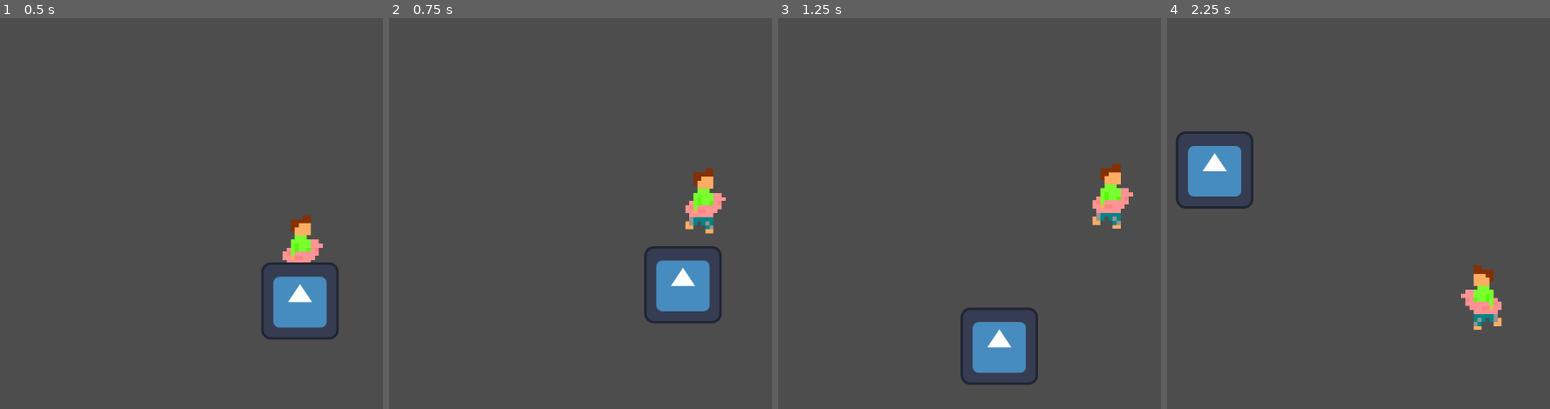
Above: before the commit, frames 1-4 (left to right).
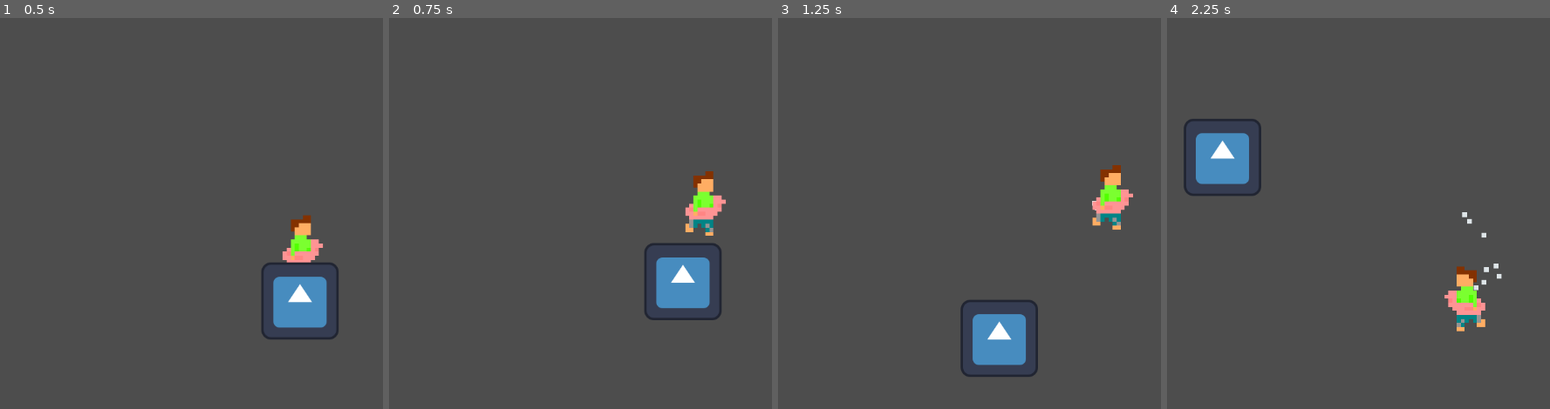
Above: after the commit, the same moments.

Repository: JudeLingan/floaty-dude
Game: Godot game, scene res://test.tscn
The game is run twice, just before and just after one commit, with the same random seed, the same clock (stepped at 60 frames per second) and the same inputs. The engine's default icon, where the game draws it, is replaced by a stand-in: a white triangle on a blue panel in a dark square.
Inputs:
- Up to frame 1 (0.5 s): no input
- Up to frame 2 (0.75 s): hold Right (right) from 0.53 s (still down); hold Space (jump) from 0.53 s (still down)
- Up to frame 3 (1.25 s): keep holding Right (right); keep holding Space (jump)
- Up to frame 4 (2.25 s): release Space (jump) at 1.28 s; tap Space (jump) at 1.35, 1.52, 1.82 s; release Right (right) at 2.03 s; hold Left (left) from 2.03 s (still down); hold Space (jump) from 2.03 s (still down)

Frame 1 is identical in both runs. In frame 2, 1.3% of the frame differs, in the area x 66-88%, y 38-79%; in frame 3, 1.5%; in frame 4, 4.1%, in the area x 2-88%, y 25-81%.

Commit message:
at long last, THE MOVEMENT SYSTEM!

Diff:
--- a/entities/player/player.gd
+++ b/entities/player/player.gd
@@ -10,11 +10,8 @@
 @export var jump_velocity: float = 400.0
 @export var boost: float = 10.0
 @export var jump_time: float = 1.0
-@export var max_air:int = 100
-
-@export_group("Water Physics")
-@export var accel_time_water: float = 1.0
-@export var decel_time_water: float = 1.0
+@export var max_air: float = 100
+@export var air_propulsion: float = 100.0
 
 @export_group("Polish")
 @export var coyote_time: float = 1.0
@@ -24,8 +21,6 @@
 
 @onready var accel = speed/accel_time
 @onready var decel = speed/decel_time
-
-@onready var air: float = max_air
 
 # timers
 var coyote_timer: Timer
@@ -43,6 +38,7 @@
 	coyote_timer = Timer.new()
 	coyote_timer.one_shot = true
 	self.add_child(coyote_timer)
+	coyote_timer.timeout.connect(_on_coyote_timeout)
 
 	buffer_timer = Timer.new()
 	buffer_timer.one_shot = true
@@ -62,14 +58,25 @@
 	buffer_timer.wait_time = buffer_time
 	jump_timer.wait_time = jump_time
 
+	# air gage init
+	%AirGage.capacity = max_air
+
 func _physics_process(delta: float) -> void:
-	# Add the gravity.
+	# add the gravity and enter the grounded state if on floor
 	if !(is_on_floor()):
-		velocity += get_gravity() * delta
+		velocity += get_gravity()*delta
+	else:
+		enter_state(VertStates.GROUNDED)
 
-	# Vertical movement state machine
+	var particles_enabled = false
+	# vertical movement state machine
 	match(current_vert_state):
+		[VertStates.FALLING, VertStates.JUMPING]:
+			if (Input.is_action_just_pressed("jump")):
+				buffer_timer.start()
+				print("buffer start")
 		VertStates.GROUNDED:
+			%AirGage.replenish(1.0*delta)
 			if (Input.is_action_just_pressed("jump")):
 				try_jump()
 		VertStates.JUMPING:
@@ -77,7 +84,12 @@
 				apply_force(boost*Vector2.UP)
 			else:
 				enter_state(VertStates.FALLING)
+		VertStates.FALLING:
+			if (Input.is_action_pressed("jump")):
+				air_boost(delta)
+				particles_enabled = true
 
+	%AirParticles.emitting = particles_enabled
 	# Get the input direction and handle the movement/deceleration.
 	var direction := Input.get_axis("left", "right")
 	walk(direction, delta)
@@ -92,19 +104,32 @@
 
 # Enter state and do any state-specific
 func enter_state(state: VertStates) -> void:
+	# prevent redoing entering actions
+	if (state == current_vert_state):
+		return
+
+	assert(state <= VertStates.size())
+	current_vert_state = state
+
 	match (state):
 		VertStates.JUMPING:
 			velocity = max(jump_velocity, -velocity.y + jump_velocity)*Vector2.UP + velocity*Vector2.RIGHT
 			jump_timer.start()
+		VertStates.GROUNDED:
+			if (buffer_timer.time_left && Input.is_action_pressed("jump")):
+				enter_state(VertStates.JUMPING)
 
-	assert(state <= VertStates.size())
-	current_vert_state = state
+func air_boost(delta):
+	%AirGage.use(1.0*delta)
+	var dir: Vector2 = Vector2(Input.get_axis("left", "right"), Input.get_axis("up", "down")).normalized()
+	if dir.length() == 0: dir = Vector2.UP
+	velocity += dir*air_propulsion*delta
 
 func apply_force(force: Vector2) -> void:
 	velocity += force
 
 func apply_force_clamp(force: Vector2, limit: Vector2) -> void:
-	# make it so that force is no greater than clamp
+	#make it so that force is no greater than clamp
 	force.clamp(-abs(limit), abs(limit));
 	apply_force(force)
 
@@ -133,8 +158,19 @@
 		sprite.animation = animation
 		sprite.play()
 
-# SIGNAL WRAPPER FUNCTIONS
+# ANNOYINGLY SHORT SIGNAL WRAPPER FUNCTIONS
 func _on_jump_timeout() -> void:
-	print("timeout")
-	if (current_vert_state == VertStates.JUMPING):
-		enter_state(VertStates.FALLING)
+	enter_state(VertStates.FALLING)
+
+func _on_coyote_timeout() -> void:
+	enter_state(VertStates.FALLING)
+
+func _on_landing() -> void:
+	if (buffer_timer.time_left):
+		enter_state(VertStates.JUMPING)
+	reset_timers()
+
+func reset_timers() -> void:
+	coyote_timer.stop()
+	jump_timer.stop()
+	buffer_timer.stop()
--- a/entities/player/player.tscn
+++ b/entities/player/player.tscn
@@ -1,10 +1,28 @@
-[gd_scene load_steps=22 format=3 uid="uid://rb1h161ef6xh"]
+[gd_scene load_steps=25 format=3 uid="uid://rb1h161ef6xh"]
 
 [ext_resource type="Script" uid="uid://bj2m4kpwr3sdb" path="res://entities/player/player.gd" id="1_g1dw6"]
 [ext_resource type="Texture2D" uid="uid://bmj2158iyogml" path="res://entities/player/sprites/idle.png" id="3_sglur"]
 [ext_resource type="Script" uid="uid://c2eya68eyfyt7" path="res://util/resource.gd" id="3_yw30f"]
 [ext_resource type="Texture2D" uid="uid://s7pckyre7cvs" path="res://entities/player/sprites/walking.png" id="4_bls4j"]
 [ext_resource type="Script" uid="uid://bpdg3axis58bg" path="res://objects/floater/floater.gd" id="5_fkugw"]
+
+[sub_resource type="Gradient" id="Gradient_fkugw"]
+offsets = PackedFloat32Array(0)
+colors = PackedColorArray(0.87150097, 0.901569, 0.9108935, 1)
+
+[sub_resource type="GradientTexture2D" id="GradientTexture2D_8fjmc"]
+gradient = SubResource("Gradient_fkugw")
+width = 8
+height = 8
+
+[sub_resource type="ParticleProcessMaterial" id="ParticleProcessMaterial_fkugw"]
+particle_flag_disable_z = true
+inherit_velocity_ratio = 0.5
+direction = Vector3(0, 1, 0)
+spread = 74.0
+initial_velocity_min = 31.74
+initial_velocity_max = 222.22
+gravity = Vector3(0, 36, 0)
 
 [sub_resource type="CapsuleShape2D" id="CapsuleShape2D_fkugw"]
 radius = 15.0
@@ -125,20 +143,34 @@
 height = 68.0
 
 [node name="Player" type="CharacterBody2D"]
+z_index = -1
+collision_mask = 6
 floor_stop_on_slope = false
 script = ExtResource("1_g1dw6")
 accel_time = 0.2
 decel_time = 0.2
-jump_velocity = 300.0
+jump_velocity = 200.0
 jump_time = 0.5
+air_propulsion = 2000.0
 coyote_time = 0.1
 buffer_time = 0.1
+
+[node name="AirParticles" type="GPUParticles2D" parent="."]
+unique_name_in_owner = true
+z_index = -2
+position = Vector2(0, 8)
+emitting = false
+amount = 20
+texture = SubResource("GradientTexture2D_8fjmc")
+lifetime = 0.5
+process_material = SubResource("ParticleProcessMaterial_fkugw")
 
 [node name="CollisionShape2D" type="CollisionShape2D" parent="."]
 position = Vector2(0, 4)
 shape = SubResource("CapsuleShape2D_fkugw")
 
 [node name="AirGage" type="Node" parent="."]
+unique_name_in_owner = true
 script = ExtResource("3_yw30f")
 
 [node name="Camera2D" type="Camera2D" parent="."]
@@ -154,9 +186,9 @@
 [node name="Floaty" type="CharacterBody2D" parent="."]
 position = Vector2(0, 13)
 collision_layer = 64
+collision_mask = 2
 script = ExtResource("5_fkugw")
-boyancy = 1300.0
-impact_divisor = 4.0
+boyancy = 2000.0
 metadata/_edit_group_ = true
 
 [node name="CollisionShape2D" type="CollisionShape2D" parent="Floaty"]
--- a/platforms/water/water.gd
+++ b/platforms/water/water.gd
@@ -30,7 +30,7 @@
 func _on_body_exited(body: Node2D) -> void:
 	if (body is Player):
 		if (body.current_vert_state != Player.VertStates.JUMPING):
-			body.enter_state(Player.VertStates.FALLING)
+			body.coyote_timer.start()
 	if (body is Floater):
 		body.is_in_water = false
 		#remove floater from array
--- a/project.godot
+++ b/project.godot
@@ -39,9 +39,24 @@
 , Object(InputEventKey,"resource_local_to_scene":false,"resource_name":"","device":-1,"window_id":0,"alt_pressed":false …(183 unchanged characters)…
 ]
 }
+up={
+"deadzone": 0.2,
+"events": [Object(InputEventKey,"resource_local_to_scene":false,"resource_name":"","device":-1,"window_id":0,"alt_pressed":false,"shift_pressed":false,"ctrl_pressed":false,"meta_pressed":false,"pressed":false,"keycode":0,"physical_keycode":4194320,"key_label":0,"unicode":0,"location":0,"echo":false,"script":null)
+, Object(InputEventKey,"resource_local_to_scene":false,"resource_name":"","device":-1,"window_id":0,"alt_pressed":false,"shift_pressed":false,"ctrl_pressed":false,"meta_pressed":false,"pressed":false,"keycode":0,"physical_keycode":87,"key_label":0,"unicode":119,"location":0,"echo":false,"script":null)
+]
+}
+down={
+"deadzone": 0.2,
+"events": [Object(InputEventKey,"resource_local_to_scene":false,"resource_name":"","device":-1,"window_id":0,"alt_pressed":false,"shift_pressed":false,"ctrl_pressed":false,"meta_pressed":false,"pressed":false,"keycode":0,"physical_keycode":4194322,"key_label":0,"unicode":0,"location":0,"echo":false,"script":null)
+, Object(InputEventKey,"resource_local_to_scene":false,"resource_name":"","device":-1,"window_id":0,"alt_pressed":false,"shift_pressed":false,"ctrl_pressed":false,"meta_pressed":false,"pressed":false,"keycode":0,"physical_keycode":83,"key_label":0,"unicode":115,"location":0,"echo":false,"script":null)
+]
+}
 
 [layer_names]
 
+2d_physics/layer_1="Player"
+2d_physics/layer_2="Platforms"
+2d_physics/layer_3="Physics Areas"
 2d_physics/layer_7="Floaty Stuff"
 
 [rendering]
--- a/test.tscn
+++ b/test.tscn
@@ -1,12 +1,18 @@
-[gd_scene load_steps=3 format=3 uid="uid://bavnp2iy8ico4"]
+[gd_scene load_steps=4 format=3 uid="uid://bavnp2iy8ico4"]
 
 [ext_resource type="PackedScene" uid="uid://rb1h161ef6xh" path="res://entities/player/player.tscn" id="1_37kl0"]
 [ext_resource type="PackedScene" uid="uid://pfp2sepuun87" path="res://platforms/water/water.tscn" id="2_8uh7m"]
+[ext_resource type="PackedScene" uid="uid://xdrmlcx6hubo" path="res://platforms/clouds/cloud1.tscn" id="3_6uqi0"]
 
 [node name="Node2D" type="Node2D"]
 
 [node name="Player" parent="." instance=ExtResource("1_37kl0")]
+buffer_time = 1.0
 
 [node name="Water" parent="." instance=ExtResource("2_8uh7m")]
 position = Vector2(2, 207)
+collision_layer = 4
 collision_mask = 65535
+
+[node name="Cloud1" parent="." instance=ExtResource("3_6uqi0")]
+position = Vector2(175, 168)
